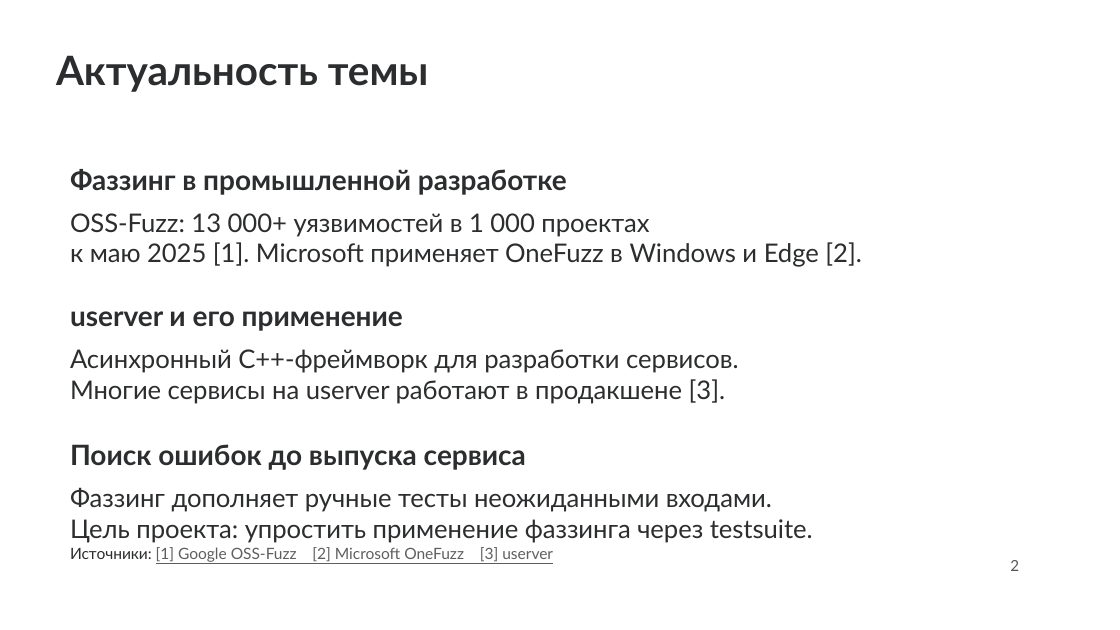
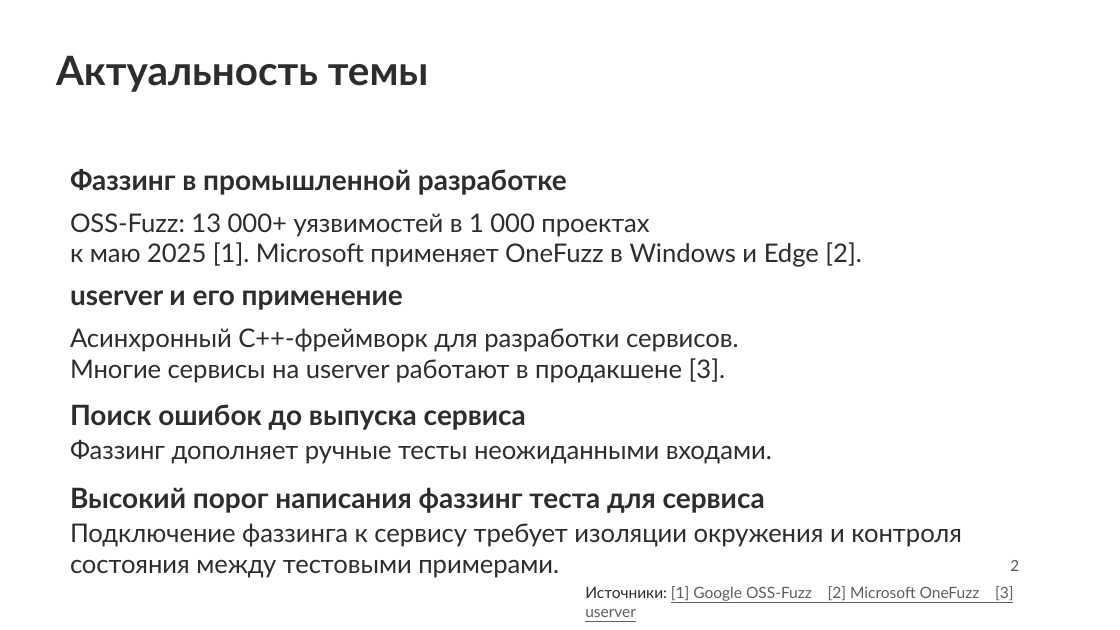
Before and after one commit to Malevrovich/userver-fuzzing, a slide deck: slide 2 of docs/presentation/project.pptx. Drawn at 1120x630 pixels with LibreOffice and Linux fonts; fonts in the diff are those of the drawing; background and template pictures are left out. Boxes give left, top, right and bottom in pixels: in the first picture for what was removed or moved away, otherwise in the second. Text is boxed around its words. In the diff, an @@ line names an element or a change of style, - is before the commit and + after.

```diff
--- a/docs/presentation/project.pptx
+++ b/docs/presentation/project.pptx
@@ text "userver и его применение": place and size @@
-text "userver и его применение" at (70, 311, 403, 331)
+text "userver и его применение" at (70, 290, 403, 310)
@@ text "Асинхронный C++-фреймворк для разработки сервисов.": place and size @@
-text "Асинхронный C++-фреймворк для разработки сервисов." at (70, 349, 738, 404)
+text "Асинхронный C++-фреймворк для разработки сервисов." at (70, 328, 738, 383)
@@ text "Поиск ошибок до выпуска сервиса": place and size @@
-text "Поиск ошибок до выпуска сервиса" at (70, 444, 526, 470)
+text "Поиск ошибок до выпуска сервиса" at (70, 404, 526, 430)
@@ text "Фаззинг дополняет ручные тесты неожиданными ...": place and size @@
-text "Фаззинг дополняет ручные тесты неожиданными ..." at (70, 487, 813, 543)
+text "Фаззинг дополняет ручные тесты неожиданными ..." at (70, 439, 772, 464)
@@ text added at (70, 487, 765, 513), 18 pt, text #2C2D2E, bold @@
+Высокий порог написания фаззинг теста для сервиса
@@ text at (70, 519, 813, 543): paragraph removed @@
-Цель проекта: упростить применение фаззинга через testsuite.
@@ text added at (70, 523, 962, 578), 16.5 pt, text #2C2D2E @@
+Подключение фаззинга к сервису требует изоляции окружения и контроля состояния между тестовыми примерами.
@@ text "Источники: [1] Google OSS-Fuzz [2] ..." rewrapped from (70, 547, 553, 562) to (585, 586, 1013, 601) @@
```
Also in this commit, not shown: 1 other slide changed, 1 slide added, 1 slide removed, 1 other file.
